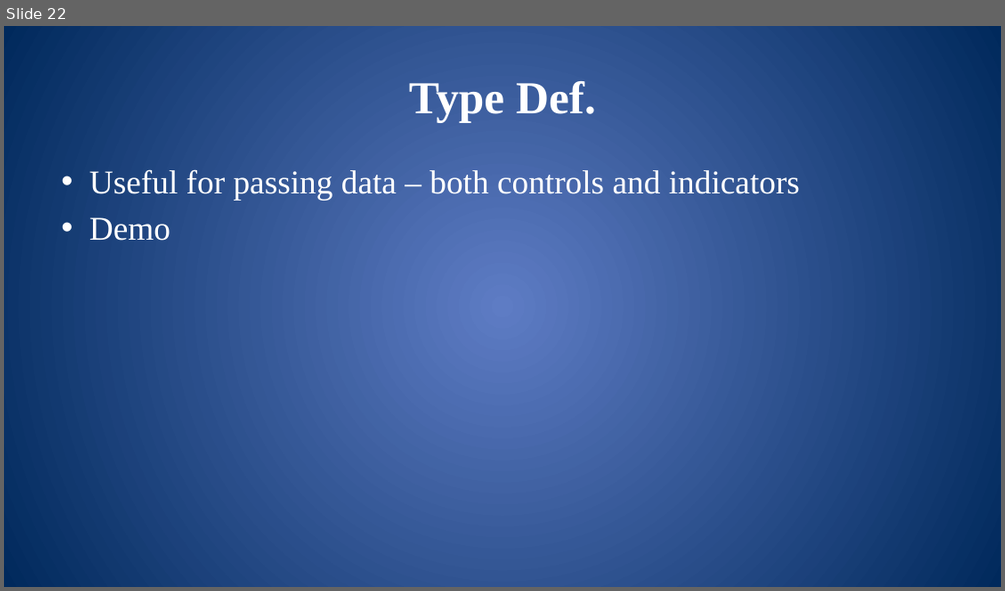
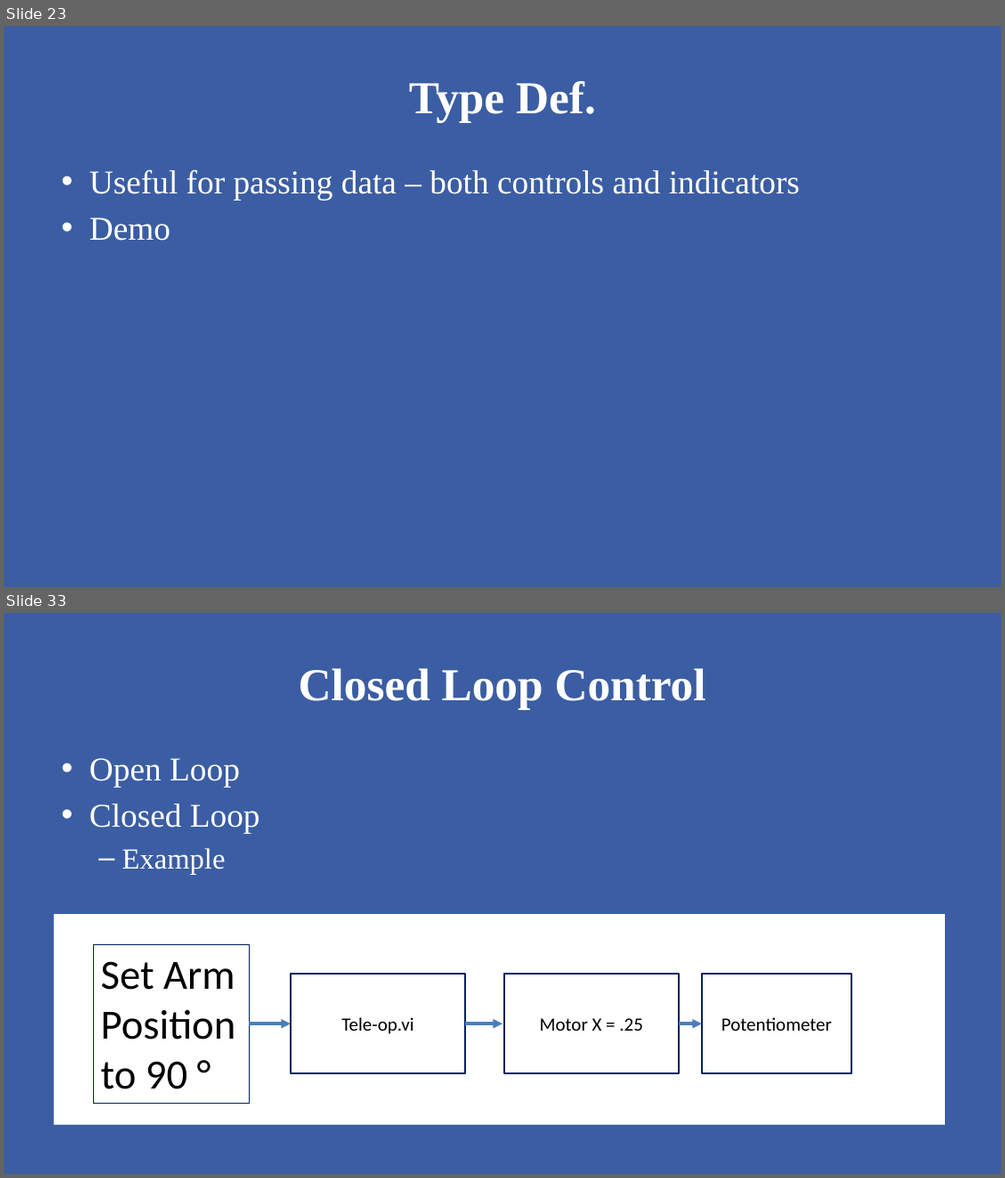
Before and after one commit to mshafer1/frc-labview-workshops, a slide deck: files/2020/LabVIEW_Advanced.pptx. Shown one above the other, each under a label of ours: slide 22 before the commit, slides 23 and 33 after it; the slides between them are not shown. The pictures are 1005x591 and 1005x1178 pixels, drawn with LibreOffice and Linux fonts; fonts in the diff are those of the drawing. Boxes give left, top, right and bottom in pixels: in the first picture for what was removed or moved away, otherwise in the second. Text is boxed around its words. In the diff, an @@ line names an element or a change of style, - is before the commit and + after.

```diff
--- a/files/2020/LabVIEW_Advanced.pptx
+++ b/files/2020/LabVIEW_Advanced.pptx
@@ slide 33 added at [4, 613, 1001, 1174], background gradient #5E7CC5 to #00295C; not listed: 1 template element that a slide beside it also shows @@
@@ title added at [299, 668, 706, 710], 44 pt, text #FFFFFF, bold @@
+Closed Loop Control
@@ text added at [89, 758, 260, 874], 32 pt, text #FFFFFF @@
+• Open Loop
+• Closed Loop
+  – Example
@@ rectangle added at [54, 915, 946, 1126], fill #FFFFFF @@
@@ rectangle added at [94, 944, 250, 1103], outline #002060 0.75 pt, 40 pt, text #000000 @@
+Set Arm Position to 90 °
@@ rectangle added at [291, 973, 465, 1073], fill #FFFFFF, outline #002060 2 pt, 18 pt, text #000000 @@
+Tele-op.vi
@@ rectangle added at [504, 973, 679, 1073], fill #FFFFFF, outline #002060 2 pt, 18 pt, text #000000 @@
+Motor X = .25
@@ rectangle added at [702, 973, 851, 1073], fill #FFFFFF, outline #002060 2 pt, 18 pt, text #000000 @@
+Potentiometer
@@ arrow added from (250, 1023) to (291, 1023), #4B7EBC 3 pt @@
@@ arrow added from (465, 1023) to (502, 1023), #4B7EBC 3 pt @@
@@ arrow added from (679, 1023) to (702, 1023), #4B7EBC 3 pt @@
@@ what was slide 22 is now slide 23 @@
@@ slide 23 changed as well @@
@@ rectangle added at [4, 26, 1001, 587], fill #3B5DA3 @@
```
Also in this commit, not shown: 22 other slides changed, 20 other slides added, 1 other file.
